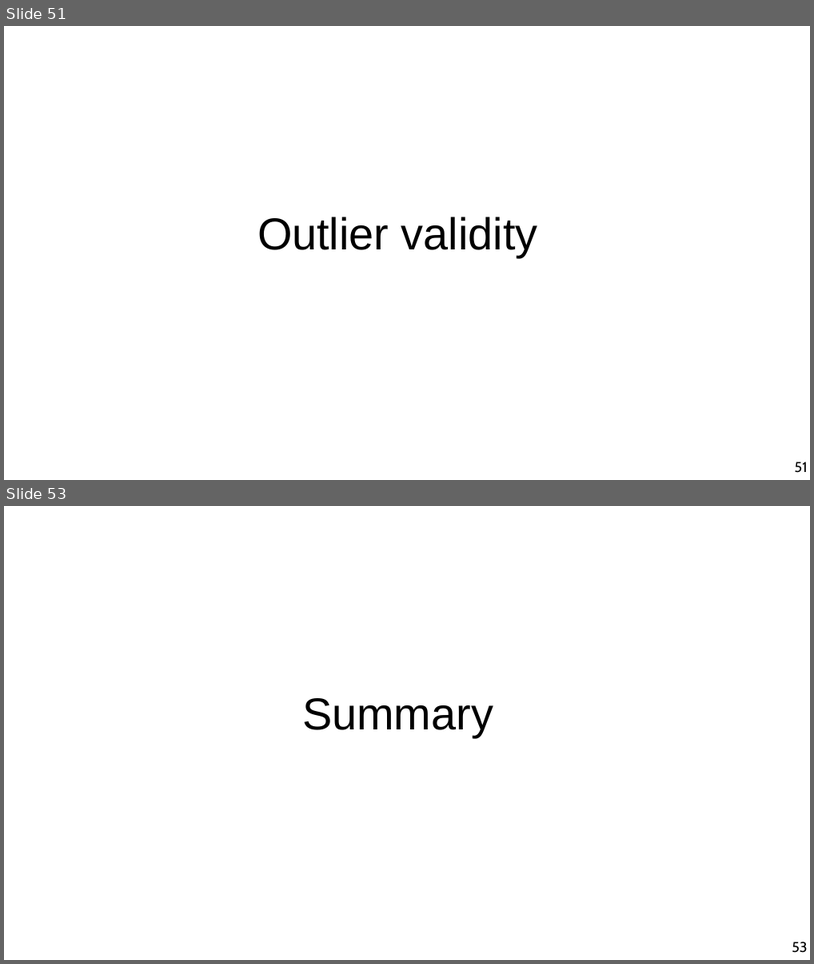
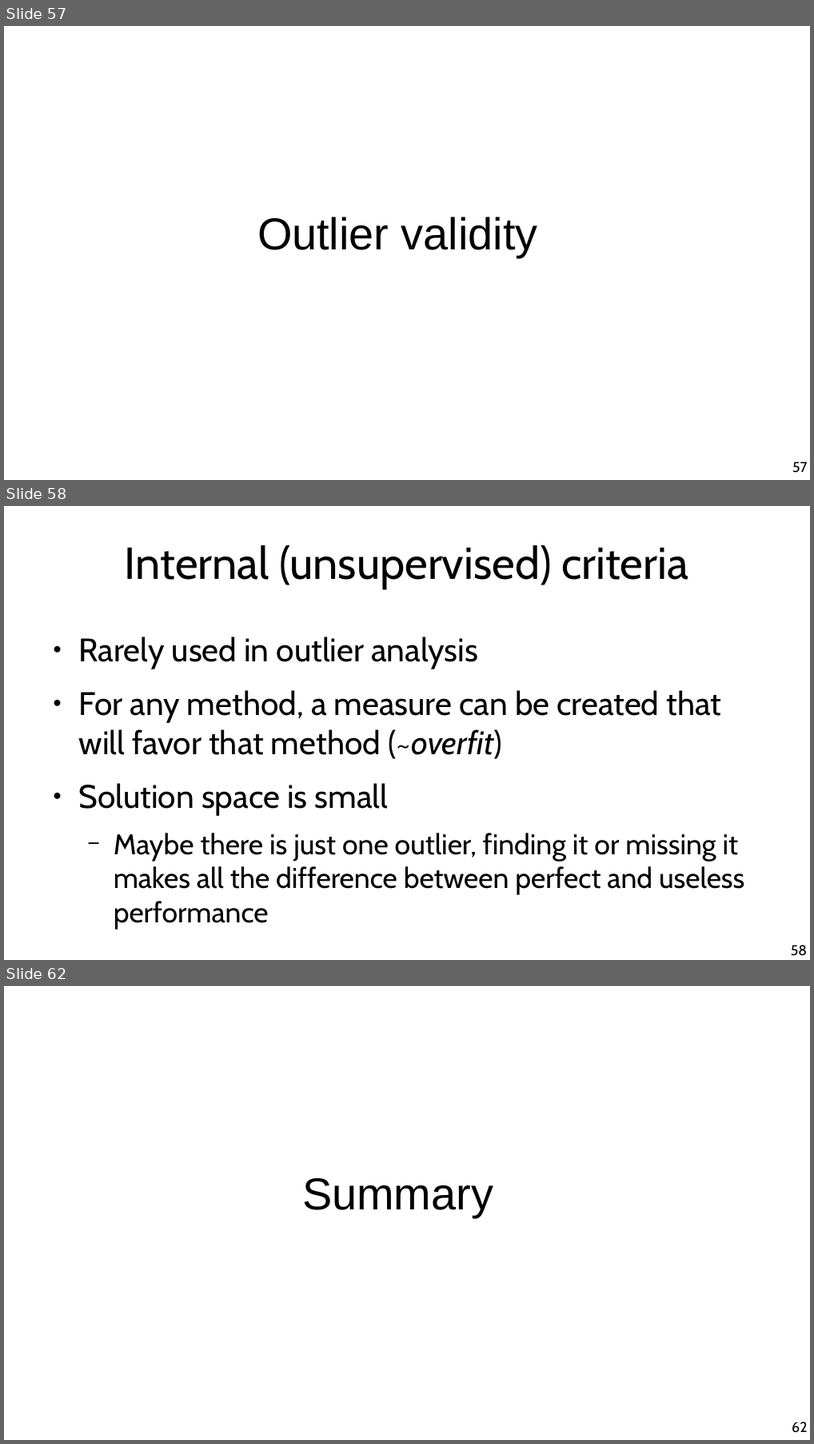
Before and after one commit to chatox/data-mining-course, a slide deck: theory/tt09_outlier_detection.odp. Shown one above the other, each under a label of ours: slides 51 and 53 before the commit, slides 57, 58 and 62 after it; the slides between them are not shown. The pictures are 814x964 and 814x1444 pixels, drawn with LibreOffice and Linux fonts; fonts in the diff are those of the drawing. Boxes give left, top, right and bottom in pixels: in the first picture for what was removed or moved away, otherwise in the second. Text is boxed around its words. In the diff, an @@ line names an element or a change of style, - is before the commit and + after.

Commit message:
Done (just exercises missing)

```diff
--- a/theory/tt09_outlier_detection.odp
+++ b/theory/tt09_outlier_detection.odp
@@ slide 58 added at <box>4,506,810,960</box>, background #FFFFFF @@
@@ title added at <box>125,545,689,589</box>, 44 pt, text #000000 @@
+Internal (unsupervised) criteria
@@ text added at <box>79,636,745,928</box>, 32 pt, text #000000 @@
+● Rarely used in outlier analysis
+● For any method, a measure can be created that will favor that method (~overfit)
+● Solution space is small
+  − Maybe there is just one outlier, finding it or missing it makes all the difference between perfect and useless performance
@@ page number added at <box>791,944,807,956</box>, 14 pt, text #000000 @@
+58
@@ what was slide 51 is now slide 57 @@
@@ page number at <box>793,461,808,472</box>: text changed @@
-51
+57
@@ what was slide 53 is now slide 62 @@
@@ page number at <box>792,1421,807,1432</box>: text changed @@
-53
+62
```
Also in this commit, not shown: 10 slides changed, 9 other slides added, 1 slide removed.
